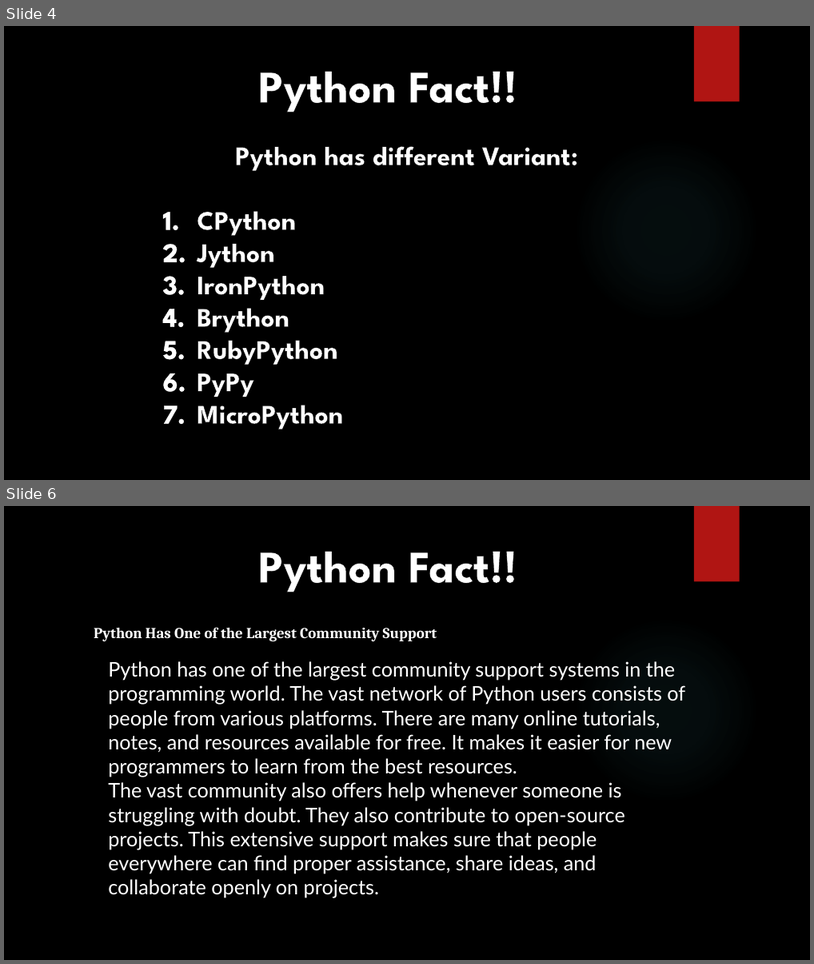
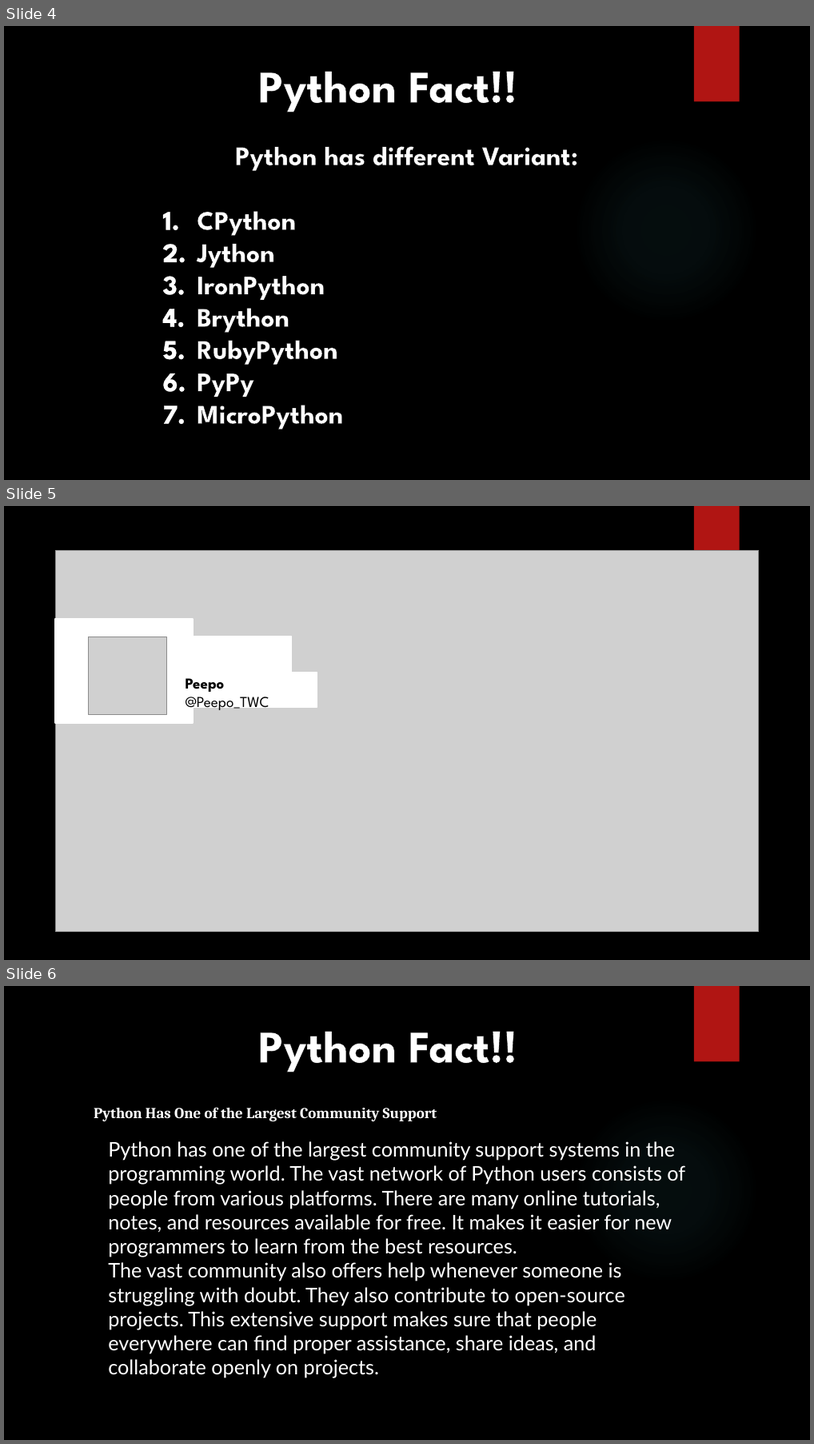
Before and after one commit to Anishkbansal/TWC, a slide deck: Python/powerpoint resources/Python facts and memes.pptx. Shown one above the other, each under a label of ours: slides 4 and 6 before the commit, slides 4, 5 and 6 after it; the slides between them are not shown. The pictures are 814x964 and 814x1444 pixels, drawn with LibreOffice and Linux fonts; fonts in the diff are those of the drawing; grey boxes stand for pictures; background and template pictures are left out. Boxes give left, top, right and bottom in pixels: in the first picture for what was removed or moved away, otherwise in the second. Text is boxed around its words. In the diff, an @@ line names an element or a change of style, - is before the commit and + after.

```diff
--- a/Python/powerpoint resources/Python facts and memes.pptx
+++ b/Python/powerpoint resources/Python facts and memes.pptx
@@ slide 5 added at [4, 506, 810, 960], background picture (left out); not listed: 2 template elements that a slide beside it also shows @@
@@ picture added at [55, 550, 759, 932] @@
@@ rectangle added at [55, 619, 193, 723], fill #FFFFFF, outline #FFFFFF 1.5 pt @@
@@ picture added at [89, 636, 166, 715] @@
@@ rectangle added at [174, 636, 291, 672], fill #FFFFFF, outline #FFFFFF 1.5 pt @@
@@ rectangle added at [179, 672, 317, 708], fill #FFFFFF, outline #FFFFFF 1.5 pt @@
@@ text added at [186, 678, 270, 712], 18 pt, text #000000 @@
+Peepo
+@Peepo_TWC
```
Also in this commit, not shown: 1 other slide added, 1 slide removed, 22 other files.
